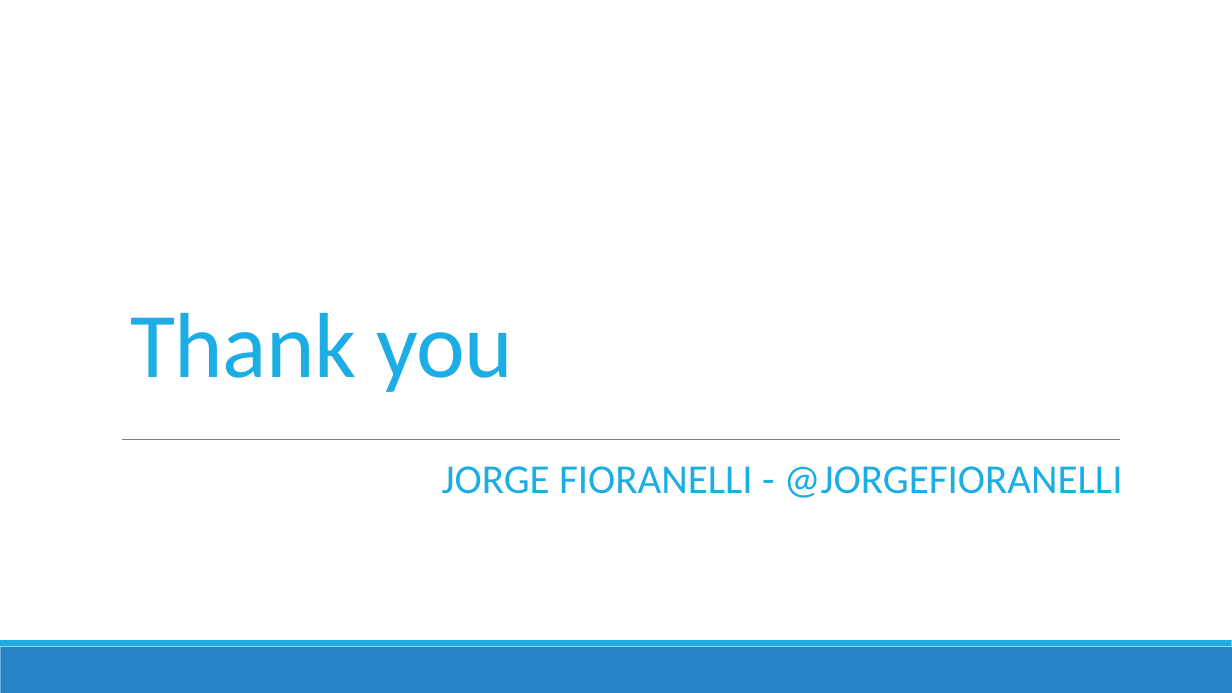
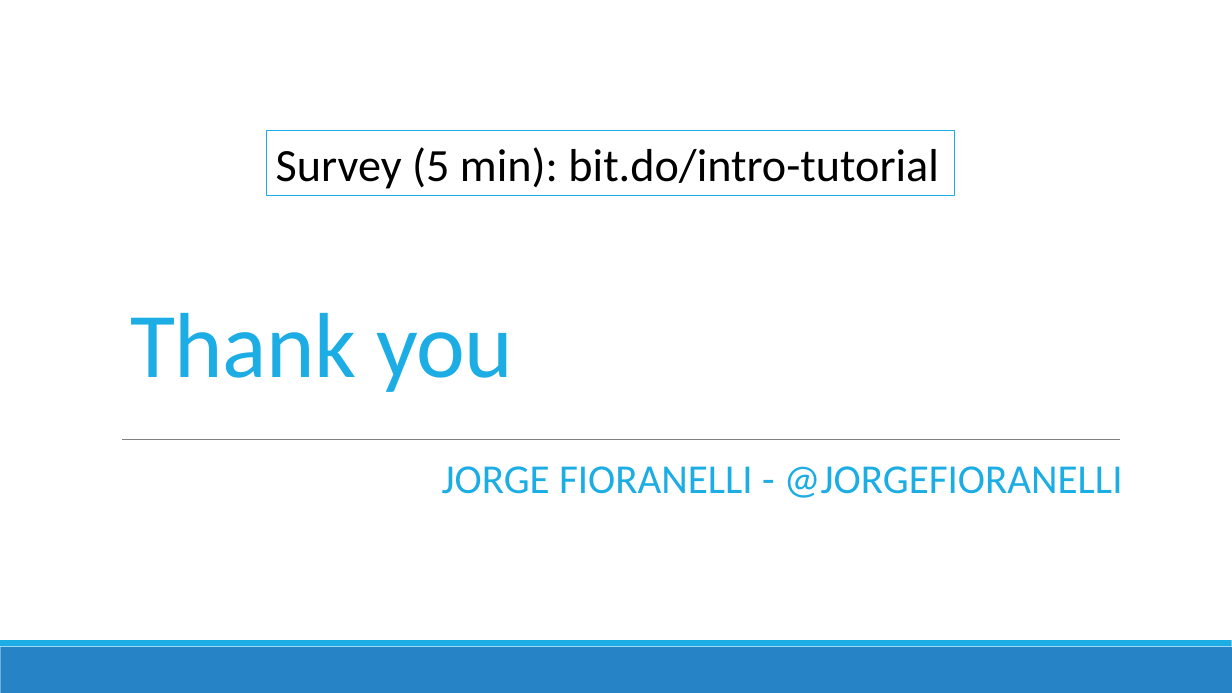
Before and after one commit to jorgef/fsharpworkshop, a slide deck: slide 58 of FSharpWorkshop_Slides.pptx (slide 57 before the commit). Drawn at 1232x693 pixels with LibreOffice and Linux fonts; fonts in the diff are those of the drawing. Boxes give left, top, right and bottom in pixels: in the first picture for what was removed or moved away, otherwise in the second. Text is boxed around its words. In the diff, an @@ line names an element or a change of style, - is before the commit and + after.

```diff
--- a/FSharpWorkshop_Slides.pptx
+++ b/FSharpWorkshop_Slides.pptx
@@ rectangle added at bbox=[267, 130, 955, 196], fill #FFFFFF, outline #1CADE4 1.25 pt, 36 pt, text #000000 @@
+Survey (5 min): bit.do/intro-tutorial
```
Also in this commit, not shown: 1 slide added, 1 other file.
